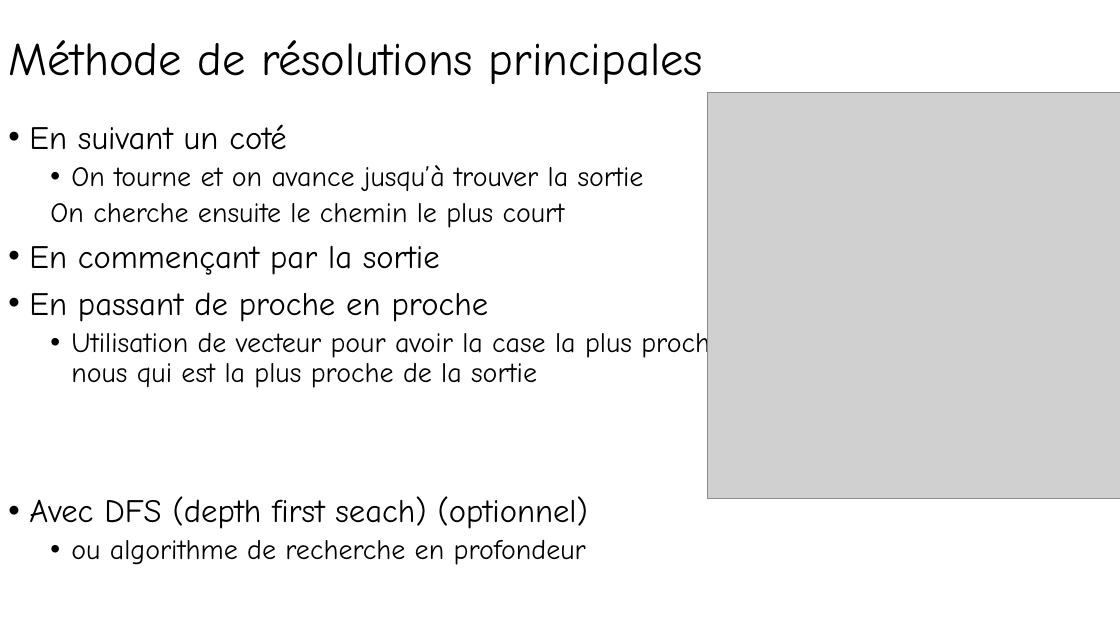
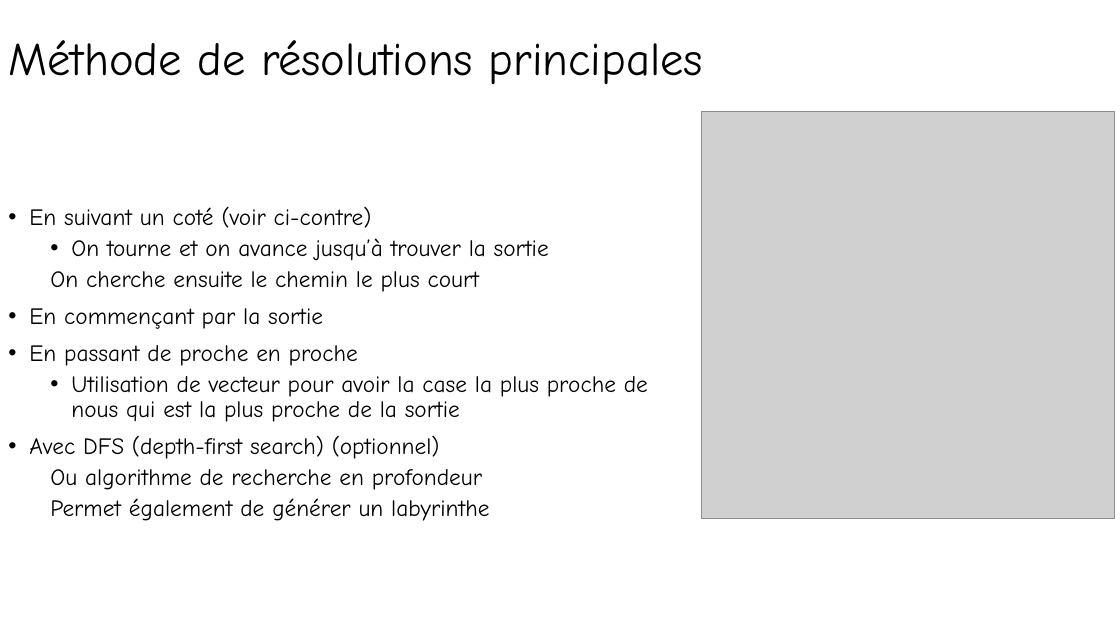
Before and after one commit to felttl/Mazer, a slide deck: slide 3 of presentation.pptx. Drawn at 1120x630 pixels with LibreOffice and Linux fonts; fonts in the diff are those of the drawing; grey boxes stand for pictures. Boxes give left, top, right and bottom in pixels: in the first picture for what was removed or moved away, otherwise in the second. Text is boxed around its words. In the diff, an @@ line names an element or a change of style, - is before the commit and + after.

```diff
--- a/presentation.pptx
+++ b/presentation.pptx
@@ picture moved from (x1=707, y1=92, x2=1120, y2=498) to (x1=702, y1=112, x2=1115, y2=518) @@
@@ text "En suivant un coté (voir ..." moved from (x1=29, y1=124, x2=724, y2=565) to (x1=29, y1=207, x2=648, y2=521) @@
@@ text at (x1=29, y1=207, x2=372, y2=228): text changed; size 28 to 20 pt @@
-• En suivant un coté
+• En suivant un coté (voir ci-contre)
@@ text at (x1=29, y1=238, x2=648, y2=422): size 24 to 20 pt in "On tourne et on avance jusqu’à trouver ...", "On cherche ensuite le chemin le plus ...", "Utilisation de vecteur pour avoir la case ..."; size 28 to 20 pt in "En commençant par la sortie", "En passant de proche en proche" @@
@@ text at (x1=29, y1=435, x2=489, y2=521): text changed; size 28 to 20 pt @@
-• Avec DFS (depth first seach) (optionnel)
-  • ou algorithme de recherche en profondeur
+• Avec DFS (depth-first search) (optionnel)
+  Ou algorithme de recherche en profondeur
+  Permet également de générer un labyrinthe
```
Also in this commit, not shown: 4 other slides changed.
